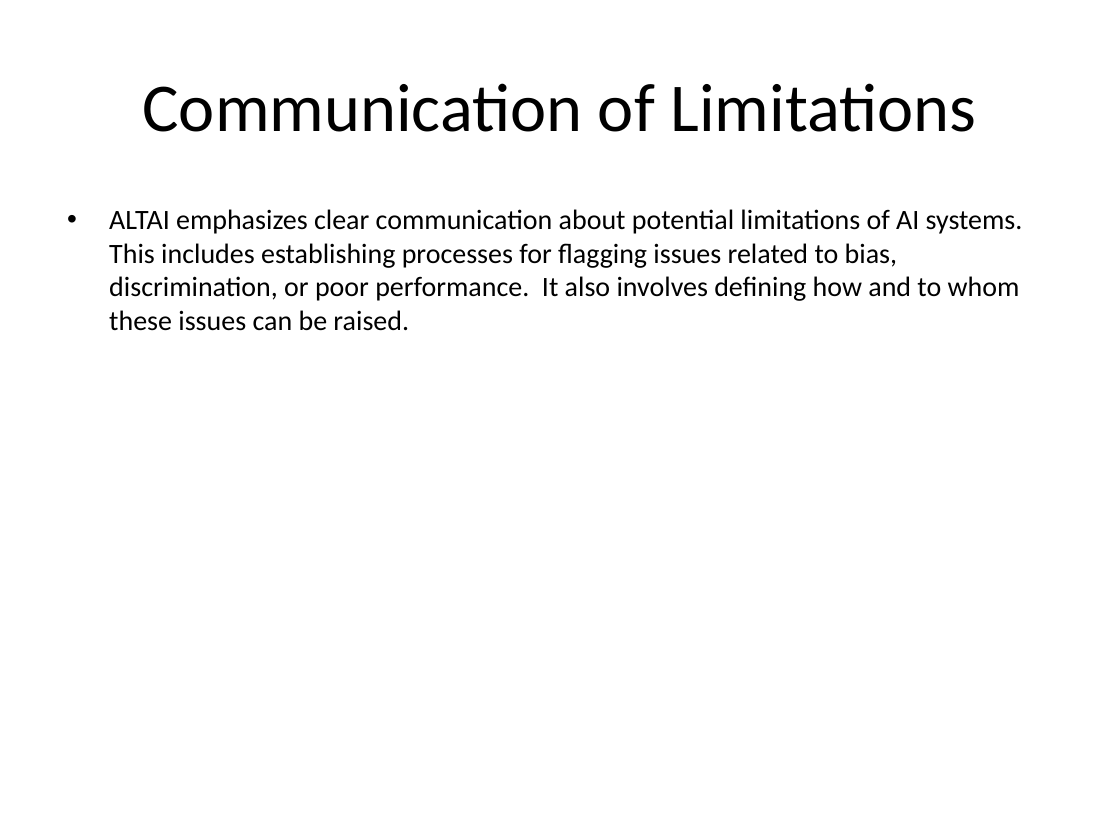
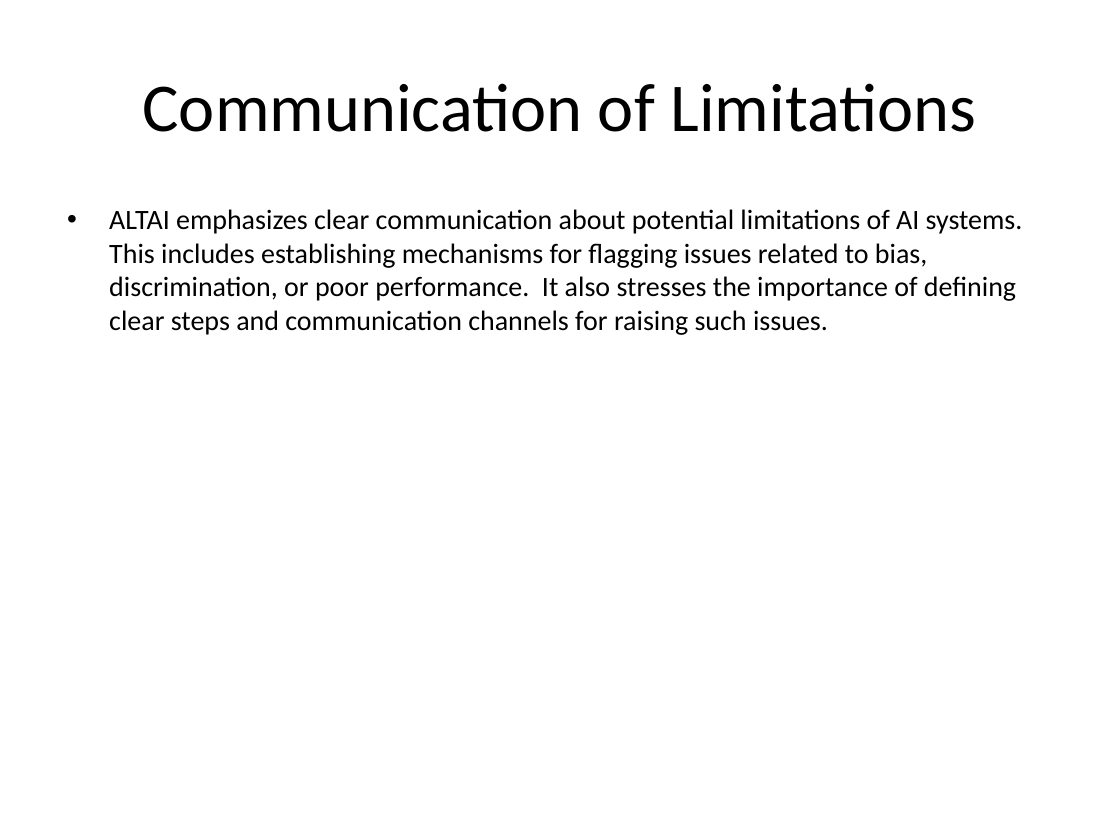
Before and after one commit to soumyajee/PPT_Slide_Agents, a slide deck: slide 23 of presentation.pptx. Drawn at 1120x840 pixels with LibreOffice and Linux fonts; fonts in the diff are those of the drawing. Boxes give left, top, right and bottom in pixels: in the first picture for what was removed or moved away, otherwise in the second. Text is boxed around its words. In the diff, an @@ line names an element or a change of style, - is before the commit and + after.

```diff
--- a/presentation.pptx
+++ b/presentation.pptx
@@ text at box(109, 209, 1023, 335): text changed @@
-• ALTAI emphasizes clear communication about potential limitations of AI systems. This includes establishing processes for flagging issues related to bias, discrimination, or poor performance. It also involves defining how and to whom these issues can be raised.
+• ALTAI emphasizes clear communication about potential limitations of AI systems. This includes establishing mechanisms for flagging issues related to bias, discrimination, or poor performance. It also stresses the importance of defining clear steps and communication channels for raising such issues.
```
Also in this commit, not shown: 37 other slides changed.
